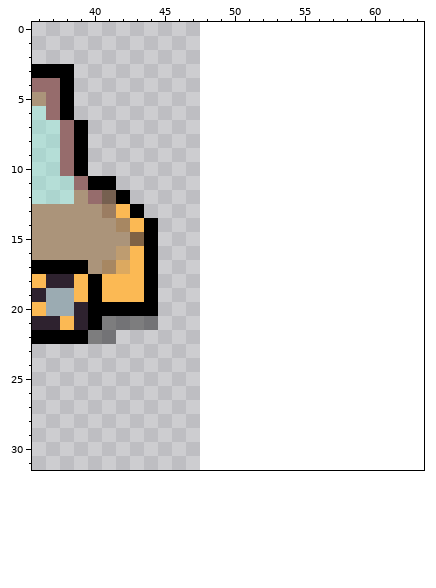
One commit to this pixel-art file: Project Games/TastyRoad_main/Assets/Sprites/Vehicles.aseprite. Above, as it was before the edit.
48x32 pixels, 1 frame. Colours within 5 levels of each other are drawn and written as one. Shown: x 36..63, y 0..31. The old version is drawn lined up with the new one, on the new canvas.
New version:
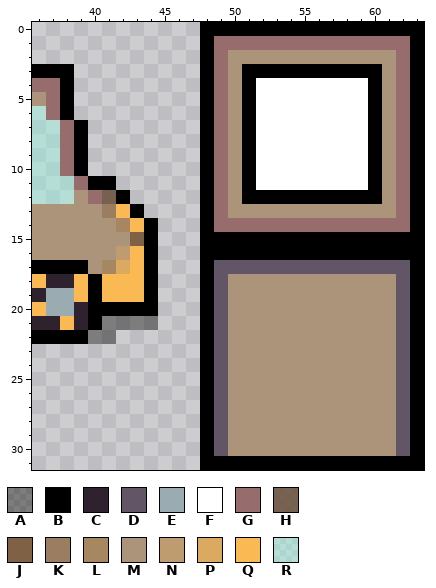
Palette (. is transparent): A #00000064  B #000000  C #2e222f  D #625565  E #9babb2  F #ffffff  G #966c6c  H #6d5441e2  J #7f6245  K #9b7d62  L #a78762  M #ab947a  N #be9c70  P #dca960  Q #fbb954  R #8ff8e264
Diff:
canvas 48x32 -> 64x32
Changed rows in their new state; - is an unchanged pixel.
first column x 48:
 0 BBBBBBBBBBBBBBBB
 1 BGGGGGGGGGGGGGGB
 2 BGMMMMMMMMMMMMGB
 3 BGMBBBBBBBBBBMGB
 4 BGMBFFFFFFFFBMGB
 5 BGMBFFFFFFFFBMGB
 6 BGMBFFFFFFFFBMGB
 7 BGMBFFFFFFFFBMGB
 8 BGMBFFFFFFFFBMGB
 9 BGMBFFFFFFFFBMGB
10 BGMBFFFFFFFFBMGB
11 BGMBFFFFFFFFBMGB
12 BGMBBBBBBBBBBMGB
13 BGMMMMMMMMMMMMGB
14 BGGGGGGGGGGGGGGB
15 BBBBBBBBBBBBBBBB
16 BBBBBBBBBBBBBBBB
17 BDDDDDDDDDDDDDDB
18 BDMMMMMMMMMMMMDB
19 BDMMMMMMMMMMMMDB
20 BDMMMMMMMMMMMMDB
21 BDMMMMMMMMMMMMDB
22 BDMMMMMMMMMMMMDB
23 BDMMMMMMMMMMMMDB
24 BDMMMMMMMMMMMMDB
25 BDMMMMMMMMMMMMDB
26 BDMMMMMMMMMMMMDB
27 BDMMMMMMMMMMMMDB
28 BDMMMMMMMMMMMMDB
29 BDMMMMMMMMMMMMDB
30 BDMMMMMMMMMMMMDB
31 BBBBBBBBBBBBBBBB
Where, in picture pixels (left, top, right, bottom), the same in both pictures:
added: (200, 22, 424, 470)
